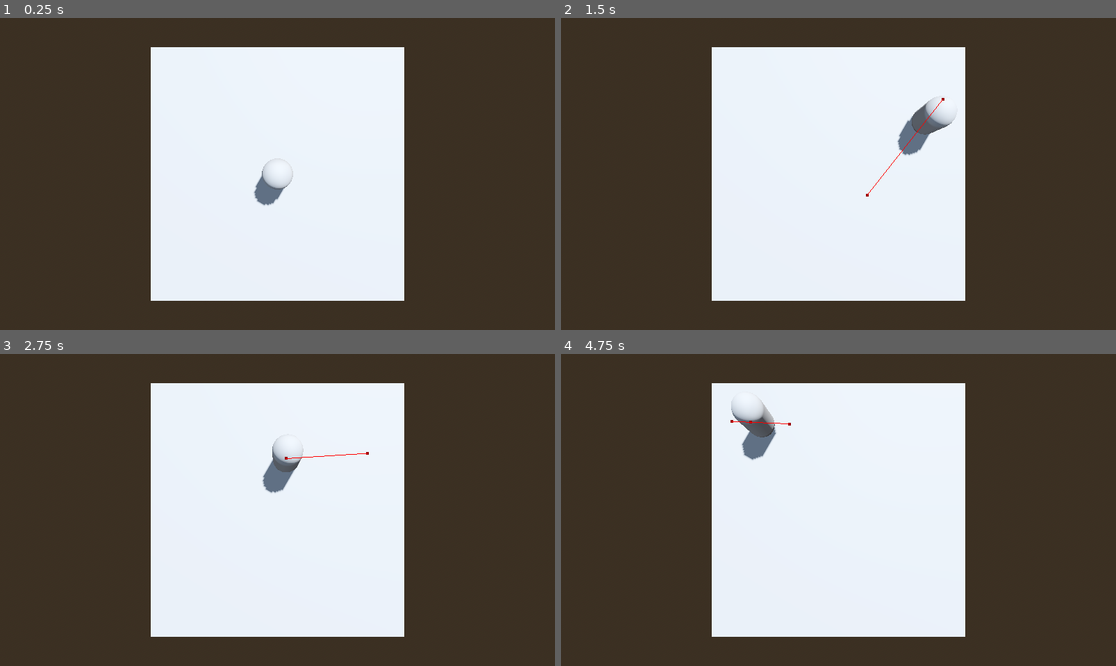
Above: before the commit, frames 1-4 (two rows, left to right).
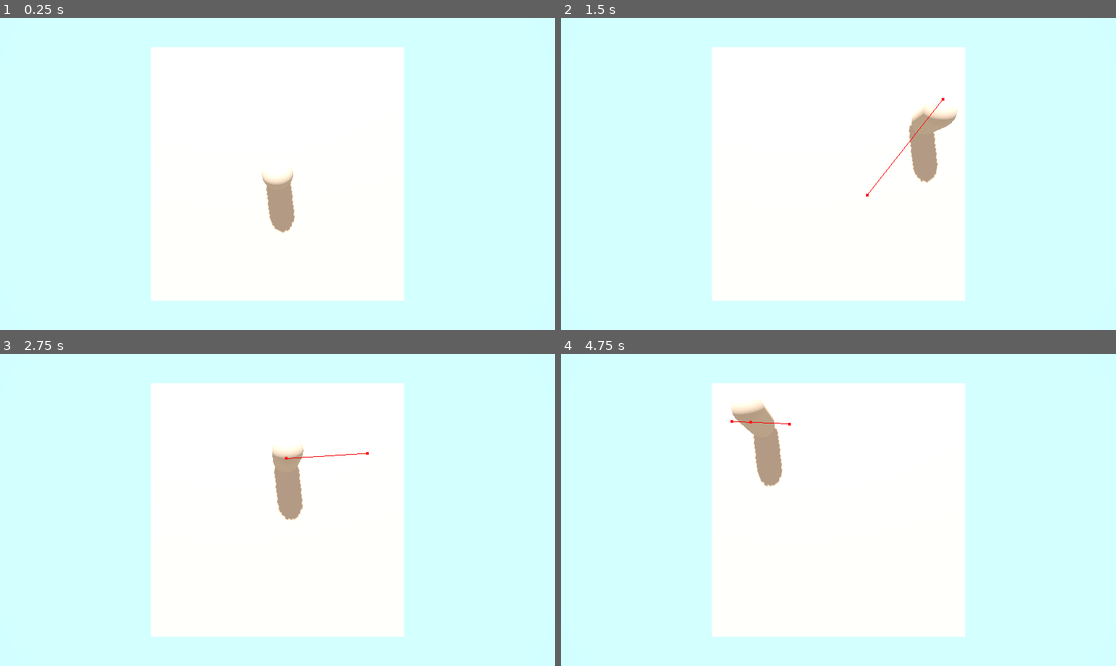
Above: after the commit, the same moments.

Repository: MGahelrasoul/painting-game
Game: Godot game, scene res://navigationlevel.tscn
The game is run twice, just before and just after one commit, with the same random seed, the same clock (stepped at 60 frames per second) and the same inputs.
Inputs:
- Up to frame 1 (0.25 s): no input
- Up to frame 2 (1.5 s): tap Enter (ui_accept) at 0.5, 0.77 s; hold Right (ui_right) 0.53-1.28 s; hold Down (ui_down) from 1.28 s (still down)
- Up to frame 3 (2.75 s): tap Enter (ui_accept) at 1.52 s; release Down (ui_down) at 2.03 s; hold Right (ui_right) from 2.03 s (still down)
- Up to frame 4 (4.75 s): tap Enter (ui_accept) at 2.75, 3.02, 3.77, 4.52 s; release Right (ui_right) at 2.78 s; hold Up (ui_up) 2.78-3.53 s; hold Left (ui_left) from 3.53 s (still down)

The runs differ from the first frame. In frame 1, 64% of the frame differs, in the area x 0-100%, y 0-100%; in frame 2, 64%; in frame 3, 64%; in frame 4, 64%.

Commit message:
Skybox and basic folder structure implemented

Diff:
--- a/NavigationNPC.gd
+++ b/customers/NavigationNPC.gd
@@ -9,7 +9,7 @@
 		random_position.z = randf_range(-5.0, 5.0)
 		navigation_agent_3d.set_target_position(random_position)
 
-func _physics_process(delta: float) -> void:
+func _physics_process(_delta: float) -> void:
 	var destination = navigation_agent_3d.get_next_path_position()
 	var local_destination = destination - global_position
 	var direction = local_destination.normalized()
--- a/NavigationNPC.tscn
+++ b/customers/NavigationNPC.tscn
@@ -1,6 +1,6 @@
 [gd_scene load_steps=4 format=3 uid="uid://dkoddcuh26v5o"]
 
-[ext_resource type="Script" path="res://NavigationNPC.gd" id="1_6brvf"]
+[ext_resource type="Script" path="res://customers/NavigationNPC.gd" id="1_6brvf"]
 
 [sub_resource type="CapsuleMesh" id="CapsuleMesh_jnlhq"]
 
--- /dev/null
+++ b/level/Level.tres
@@ -0,0 +1,51 @@
+[gd_resource type="Shader" format=3 uid="uid://bbxpi0577x04o"]
+
+[resource]
+code = "shader_type sky;
+
+uniform vec3 top_color : source_color = vec3(1.0);
+uniform vec3 bottom_color : source_color = vec3(1.0);
+uniform sampler2D gradient_curve : repeat_disable, filter_linear;
+uniform sampler2D noise_texture : source_color;
+
+
+uniform sampler2D moon_texture : source_color;
+uniform vec3 moon_direction = vec3(1.0, 0.5, 0.0);
+uniform float moon_size = 0.05;
+
+
+
+void sky() {
+
+	vec3 color_gradient = mix(top_color.rgb, bottom_color.rgb, texture(gradient_curve, vec2(SKY_COORDS.y, 0.0)).x);
+
+
+
+
+    // Calculate dot product between view direction and moon direction
+    float dot_product = dot(EYEDIR, normalize(moon_direction));
+	float cos_moon_size = cos(moon_size);
+
+    if (dot_product > cos_moon_size) {
+        // We're looking at the moon
+        vec3 right = normalize(cross(vec3(0.0, 1.0, 0.0), moon_direction));
+        vec3 up = normalize(cross(moon_direction, right));
+        vec2 moon_uv = vec2(
+            dot(EYEDIR, right),
+            dot(EYEDIR, up)
+        ) / sin(moon_size) * 0.5 + 0.5;
+
+        vec4 moon_color = texture(moon_texture, moon_uv);
+
+        float sky_blend = smoothstep(cos_moon_size, cos(moon_size * 0.2), dot_product) * moon_color.a;
+        COLOR = mix(color_gradient, moon_color.rgb, sky_blend);
+    } else {
+        // Regular sky color
+		float stars_mask = 1.0-smoothstep(0.36, 0.52, SKY_COORDS.y);
+		float stars = texture(noise_texture, SKY_COORDS).r;
+		stars = smoothstep(stars, 1.0, 0.6);
+		stars *= stars_mask;
+		COLOR = color_gradient + vec3(stars);
+    }
+}
+"
--- /dev/null
+++ b/level/Level.tscn
@@ -0,0 +1,69 @@
+[gd_scene load_steps=11 format=3 uid="uid://uah4tbr2rngq"]
+
+[ext_resource type="Shader" uid="uid://bbxpi0577x04o" path="res://level/Level.tres" id="1_le6mi"]
+[ext_resource type="Texture2D" uid="uid://bqpwydc25r84l" path="res://level/moon.png" id="2_2qd86"]
+
+[sub_resource type="Curve" id="Curve_4c7sk"]
+_data = [Vector2(0.332, 0.039), 0.0, 0.0, 0, 0, Vector2(0.697, 1), 0.513, 0.0, 0, 0]
+point_count = 2
+
+[sub_resource type="CurveTexture" id="CurveTexture_otsry"]
+curve = SubResource("Curve_4c7sk")
+
+[sub_resource type="Gradient" id="Gradient_vcx13"]
+offsets = PackedFloat32Array(0.784, 1)
+colors = PackedColorArray(1, 1, 1, 1, 0, 0, 0, 1)
+
+[sub_resource type="FastNoiseLite" id="FastNoiseLite_lh7a3"]
+frequency = 0.3589
+fractal_octaves = 4
+
+[sub_resource type="NoiseTexture2D" id="NoiseTexture2D_0yoka"]
+width = 1024
+height = 1024
+generate_mipmaps = false
+seamless = true
+color_ramp = SubResource("Gradient_vcx13")
+noise = SubResource("FastNoiseLite_lh7a3")
+
+[sub_resource type="ShaderMaterial" id="ShaderMaterial_cxkbf"]
+shader = ExtResource("1_le6mi")
+shader_parameter/top_color = Color(0.164706, 0.603922, 0.956863, 1)
+shader_parameter/bottom_color = Color(0.678431, 0.952941, 0.976471, 1)
+shader_parameter/moon_direction = Vector3(-1.095, 0.68, 0)
+shader_parameter/moon_size = 0.045
+shader_parameter/gradient_curve = SubResource("CurveTexture_otsry")
+shader_parameter/noise_texture = SubResource("NoiseTexture2D_0yoka")
+shader_parameter/moon_texture = ExtResource("2_2qd86")
+
+[sub_resource type="Sky" id="Sky_gxth1"]
+sky_material = SubResource("ShaderMaterial_cxkbf")
+
+[sub_resource type="Environment" id="Environment_dvhcd"]
+background_mode = 2
+sky = SubResource("Sky_gxth1")
+ambient_light_source = 3
+ambient_light_color = Color(1, 0.784314, 0.568627, 1)
+ambient_light_sky_contribution = 0.0
+tonemap_mode = 2
+tonemap_exposure = 1.05
+tonemap_white = 0.95
+ssao_enabled = true
+ssao_radius = 2.0
+ssao_intensity = 1.4
+
+[node name="Level" type="Node3D"]
+
+[node name="WorldEnvironment" type="WorldEnvironment" parent="."]
+environment = SubResource("Environment_dvhcd")
+
+[node name="DirectionalLight3D" type="DirectionalLight3D" parent="."]
+transform = Transform3D(-0.328122, 0.941386, -0.0782872, 0.688392, 0.295045, 0.66262, 0.646879, 0.163528, -0.744853, -47.229, 26.883, -28.021)
+light_energy = 0.53
+shadow_enabled = true
+directional_shadow_max_distance = 40.0
+
+[node name="CSGBox3D" type="CSGBox3D" parent="."]
+transform = Transform3D(1, 0, 0, 0, 1, 0, 0, 0, 1, 0, -0.5, 0)
+use_collision = true
+size = Vector3(10, 1, 10)
--- a/navigationlevel.tscn
+++ b/navigationlevel.tscn
@@ -1,38 +1,16 @@
-[gd_scene load_steps=6 format=3 uid="uid://yyxrkhtquf80"]
+[gd_scene load_steps=4 format=3 uid="uid://yyxrkhtquf80"]
 
-[ext_resource type="PackedScene" uid="uid://dkoddcuh26v5o" path="res://NavigationNPC.tscn" id="1_0d35k"]
+[ext_resource type="PackedScene" uid="uid://dkoddcuh26v5o" path="res://customers/NavigationNPC.tscn" id="1_0d35k"]
+[ext_resource type="PackedScene" uid="uid://uah4tbr2rngq" path="res://level/Level.tscn" id="1_3yru8"]
 
 [sub_resource type="NavigationMesh" id="NavigationMesh_ijxjm"]
 vertices = PackedVector3Array(-4.5, 0.5, -4.5, -4.5, 0.5, 4.5, 4.5, 0.5, 4.5, 4.5, 0.5, -4.5)
 polygons = [PackedInt32Array(3, 2, 0), PackedInt32Array(0, 2, 1)]
 
-[sub_resource type="ProceduralSkyMaterial" id="ProceduralSkyMaterial_7ry3t"]
-sky_horizon_color = Color(0.64625, 0.65575, 0.67075, 1)
-ground_horizon_color = Color(0.64625, 0.65575, 0.67075, 1)
-
-[sub_resource type="Sky" id="Sky_gxth1"]
-sky_material = SubResource("ProceduralSkyMaterial_7ry3t")
-
-[sub_resource type="Environment" id="Environment_qkgyy"]
-background_mode = 2
-sky = SubResource("Sky_gxth1")
-tonemap_mode = 2
-glow_enabled = true
-
 [node name="NavigationRegion3D" type="NavigationRegion3D"]
 navigation_mesh = SubResource("NavigationMesh_ijxjm")
 
-[node name="DirectionalLight3D" type="DirectionalLight3D" parent="."]
-transform = Transform3D(-0.866023, -0.433016, 0.250001, 0, 0.499998, 0.866027, -0.500003, 0.749999, -0.43301, 0, 0, 0)
-shadow_enabled = true
-
-[node name="WorldEnvironment" type="WorldEnvironment" parent="."]
-environment = SubResource("Environment_qkgyy")
-
-[node name="CSGBox3D" type="CSGBox3D" parent="."]
-transform = Transform3D(1, 0, 0, 0, 1, 0, 0, 0, 1, 0, -0.5, 0)
-use_collision = true
-size = Vector3(10, 1, 10)
+[node name="Level" parent="." instance=ExtResource("1_3yru8")]
 
 [node name="NavigationNPC" parent="." instance=ExtResource("1_0d35k")]
 transform = Transform3D(1, 0, 0, 0, 1, 0, 0, 0, 1, 0, 0.976457, 0)
Binary file added: level/checkboard.png
Not shown, added: level/checkboard.png.import
Binary file added: level/moon.png
Not shown, added: level/moon.png.import
